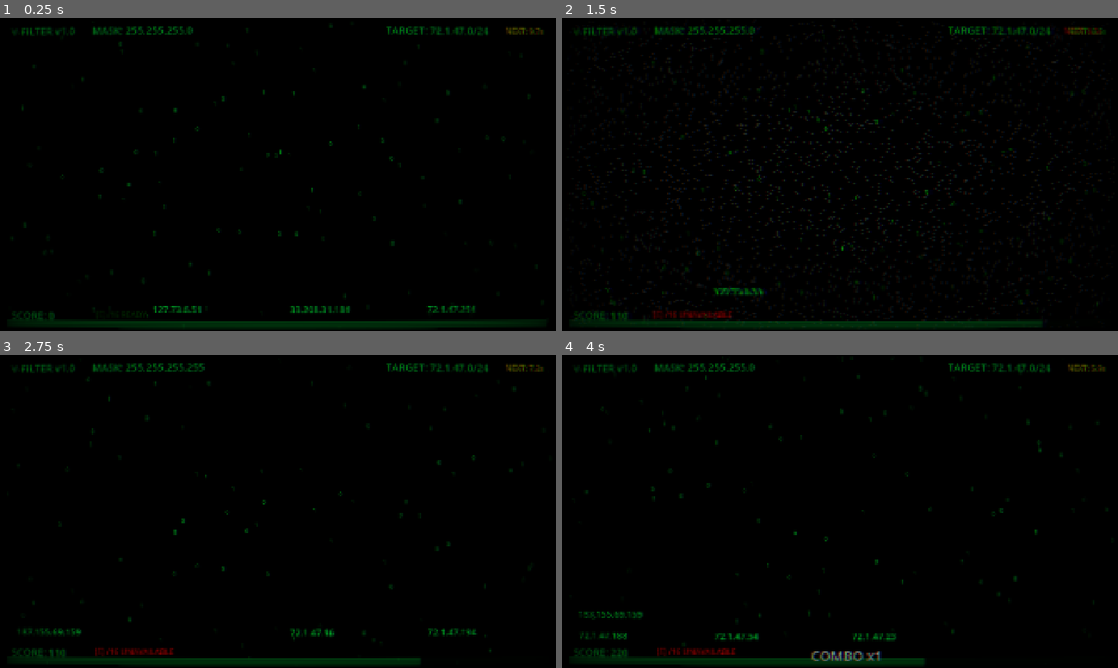
Above: before the commit, frames 1-4 (two rows, left to right).
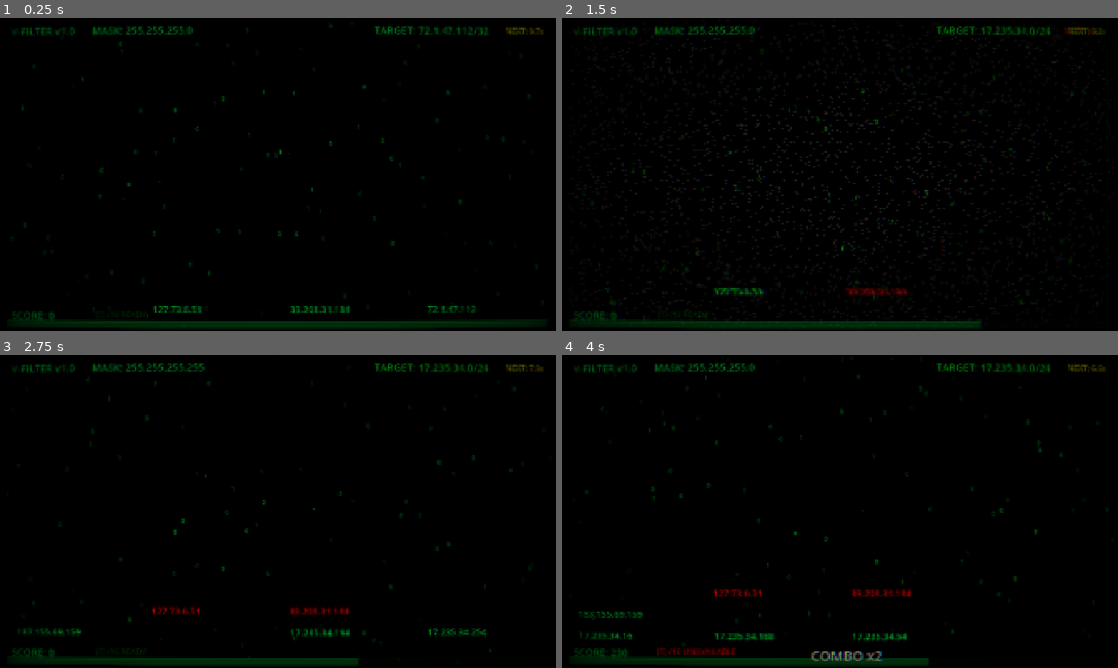
Above: after the commit, the same moments.

Repository: notlsd/v
Game: Godot game, scene res://scenes/main/main.tscn
Two runs of this game, one before a commit and one after it. Both use one fixed random seed, a clock stepped at 60 frames per second and the inputs below.
Inputs (mouse positions are in pixels of both pictures, inside the frame that each line leads up to):
- Up to frame 1 (0.25 s): no input
- Up to frame 2 (1.5 s): move the mouse to (1051, 305) at 0.52 s; hold E (mask_16) 0.53-1.28 s; click (1051, 305) at 0.67 s; move the mouse to (906, 296) at 1.27 s; tap W (mask_24) at 1.35 s; click (906, 296) at 1.42 s
- Up to frame 3 (2.75 s): move the mouse to (211, 621) at 2.02 s; hold Q (mask_32) from 2.03 s (still down); click (211, 621) at 2.17 s
- Up to frame 4 (4 s): move the mouse to (1051, 633) at 2.77 s; release Q (mask_32) at 2.78 s; tap E (mask_16) at 2.85 s; click (1051, 633) at 2.92 s; move the mouse to (906, 621) at 3.52 s; hold W (mask_24) from 3.53 s (still down); click (906, 621) at 3.67 s

The runs differ from the first frame. In frame 1, 0.3% of the frame differs, in the area x 67-88%, y 2-95%; in frame 2, 0.9%; in frame 3, 1.3%, in the area x 8-88%, y 2-99%; in frame 4, 1.0%.

Commit message:
feat: Phase 4 随机前缀 + 点击错误反馈
🎯 随机前缀:
- /0 (5%), /8 (10%), /24 (50%), /32 (35%)
- 有效IP全部消除后自动切换目标

❌ 错误点击反馈:
- 点错IP标红，保留在屏幕上
- 允许玩家改变掩码后重新尝试

🔧 修复:
- /32 除零错误
- mask_type_changed 信号名统一
- LabelSettings 颜色克隆

Diff:
--- a/project_v/scripts/core/bitwise_manager.gd
+++ b/project_v/scripts/core/bitwise_manager.gd
@@ -56,8 +56,14 @@
 ## 生成指定子网内的随机 IP
 ## 例: generate_random_ip_in_subnet(3232235776, 24) 会生成 192.168.1.x
 func generate_random_ip_in_subnet(subnet: int, prefix: int) -> int:
+	# /32 时直接返回子网地址本身
+	if prefix >= 32:
+		return subnet
+
 	var host_bits := 32 - prefix
 	var max_host := (1 << host_bits) - 1
+	if max_host <= 0:
+		return subnet
 	var random_host := randi() % max_host + 1  # 避免 0（网络地址）
 	return subnet | random_host
 
--- a/project_v/scripts/entities/terminal_line.gd
+++ b/project_v/scripts/entities/terminal_line.gd
@@ -17,6 +17,9 @@
 ## 是否已被点击
 var is_clicked: bool = false
 
+## 是否已通知 GameManager
+var notified_remove: bool = false
+
 @onready var label: Label = $Label
 @onready var highlight: ColorRect = $Highlight
 
@@ -30,6 +33,10 @@
 	if highlight:
 		highlight.visible = false
 
+	# 如果是目标，通知 GameManager
+	if is_target:
+		GameManager.add_valid_ip()
+
 
 func _process(delta: float) -> void:
 	# 向上滚动
@@ -37,7 +44,9 @@
 
 	# 检查是否离开屏幕顶部
 	if position.y < -50:
-		if is_target and not is_clicked:
+		if is_target and not is_clicked and not notified_remove:
+			notified_remove = true
+			GameManager.remove_valid_ip()
 			escaped.emit()
 		queue_free()
 
@@ -47,6 +56,10 @@
 	is_target = target
 	scroll_speed = speed
 	_update_display()
+
+	# 如果在 setup 时已经 ready，需要手动添加
+	if is_target and is_inside_tree():
+		GameManager.add_valid_ip()
 
 
 func _update_display() -> void:
@@ -74,9 +87,21 @@
 	if event is InputEventMouseButton:
 		if event.button_index == MOUSE_BUTTON_LEFT and event.pressed:
 			if not is_clicked:
-				is_clicked = true
-				clicked.emit(ip_address)
-				queue_free()  # 立即销毁
+				# 先检查是否匹配
+				var is_match = GameManager.check_ip_match(ip_address)
+
+				if is_match:
+					# 匹配成功 - 标记已点击，发送信号，销毁
+					is_clicked = true
+					if is_target and not notified_remove:
+						notified_remove = true
+						GameManager.remove_valid_ip()
+					clicked.emit(ip_address)
+					queue_free()
+				else:
+					# 匹配失败 - 标红，不销毁，仍发送信号触发扣分等
+					clicked.emit(ip_address)
+					_show_wrong_click()
 
 
 func _show_clicked_state() -> void:
@@ -84,3 +109,16 @@
 		label.modulate.a = 0.3
 	if highlight:
 		highlight.visible = false
+
+
+## 点击错误 - 标红
+func _show_wrong_click() -> void:
+	if label and label.label_settings:
+		# 克隆设置以避免影响其他行
+		var new_settings = label.label_settings.duplicate()
+		new_settings.font_color = Color.RED
+		label.label_settings = new_settings
+	if highlight:
+		highlight.visible = false
+	# 允许再次点击（如果玩家改变掩码后重新尝试）
+	is_clicked = false
--- a/project_v/scripts/managers/game_manager.gd
+++ b/project_v/scripts/managers/game_manager.gd
@@ -51,6 +51,17 @@
 const COMBO_TIER_2: int = 10
 const COMBO_TIER_3: int = 20
 
+## 前缀权重表 (匹配范围宽的少，窄的多)
+const PREFIX_WEIGHTS = {
+	0: 1,    # 5% - 全部
+	8: 2,    # 10% - A类
+	24: 10,  # 50% - C类
+	32: 7    # 35% - 单个
+}
+
+## 当前屏幕上的有效IP数量
+var valid_ip_count: int = 0
+
 
 func _ready() -> void:
 	_generate_random_target()
@@ -88,17 +99,62 @@
 	return BASE_TARGET_INTERVAL * multiplier
 
 
-## 生成随机目标子网（高随机性）
+## 生成随机目标子网（随机前缀）
 func _generate_random_target() -> void:
-	# 完全随机的 A/B/C 类地址
-	var a = randi() % 224 + 1  # 1-224 避免保留地址
+	# 随机选择前缀（加权）
+	target_prefix = _weighted_random_prefix()
+
+	# 根据前缀生成子网
+	var a = randi() % 224 + 1
 	var b = randi() % 256
 	var c = randi() % 256
-	target_subnet = BitwiseManager.ip_to_int("%d.%d.%d.0" % [a, b, c])
-	target_prefix = 24
+	var d = randi() % 256
+
+	match target_prefix:
+		0:
+			target_subnet = 0  # 匹配所有
+		8:
+			target_subnet = BitwiseManager.ip_to_int("%d.0.0.0" % a)
+		24:
+			target_subnet = BitwiseManager.ip_to_int("%d.%d.%d.0" % [a, b, c])
+		32:
+			target_subnet = BitwiseManager.ip_to_int("%d.%d.%d.%d" % [a, b, c, d])
+
+	valid_ip_count = 0  # 重置有效IP计数
 	var target_str = get_target_subnet_string()
 	print("[GameManager] New target: %s" % target_str)
 	target_changed.emit(target_str)
+
+
+## 加权随机选择前缀
+func _weighted_random_prefix() -> int:
+	var total_weight = 0
+	for w in PREFIX_WEIGHTS.values():
+		total_weight += w
+
+	var roll = randi() % total_weight
+	var cumulative = 0
+	for prefix in PREFIX_WEIGHTS:
+		cumulative += PREFIX_WEIGHTS[prefix]
+		if roll < cumulative:
+			return prefix
+	return 24  # 默认
+
+
+## 有效IP增加（生成时调用）
+func add_valid_ip() -> void:
+	valid_ip_count += 1
+
+
+## 有效IP减少（消除/逃脱时调用）
+func remove_valid_ip() -> void:
+	valid_ip_count -= 1
+	if valid_ip_count <= 0:
+		valid_ip_count = 0
+		# 所有有效IP被消除，自动切换目标
+		target_change_timer = 0.0
+		_generate_random_target()
+		print("[GameManager] All valid IPs cleared! Target switched.")
 
 
 ## 获取目标切换剩余时间
@@ -132,6 +188,14 @@
 	if mask_type == 16:
 		return mask_16_cooldown <= 0
 	return true
+
+
+## 检查 IP 是否匹配当前目标（不触发任何效果）
+func check_ip_match(ip: int) -> bool:
+	var mask := BitwiseManager.prefix_to_mask(current_mask_type)
+	var result := BitwiseManager.apply_mask(ip, mask)
+	var target_masked := BitwiseManager.apply_mask(target_subnet, mask)
+	return result == target_masked
 
 
 func _on_data_block_clicked(ip: int) -> void:
@@ -222,6 +286,7 @@
 	max_combo = 0
 	game_time = 0.0
 	target_change_timer = 0.0
+	valid_ip_count = 0
 	set_process(true)
 	_generate_random_target()
 	score_changed.emit(score)
--- a/project_v/scripts/ui/hud.gd
+++ b/project_v/scripts/ui/hud.gd
@@ -21,7 +21,7 @@
 	# 连接 GameManager 信号
 	GameManager.score_changed.connect(_on_score_changed)
 	GameManager.alert_changed.connect(_on_alert_changed)
-	GameManager.mask_changed.connect(_on_mask_changed)
+	GameManager.mask_type_changed.connect(_on_mask_changed)
 	GameManager.match_success.connect(_on_match_success)
 	GameManager.match_failure.connect(_on_match_failure)
 
